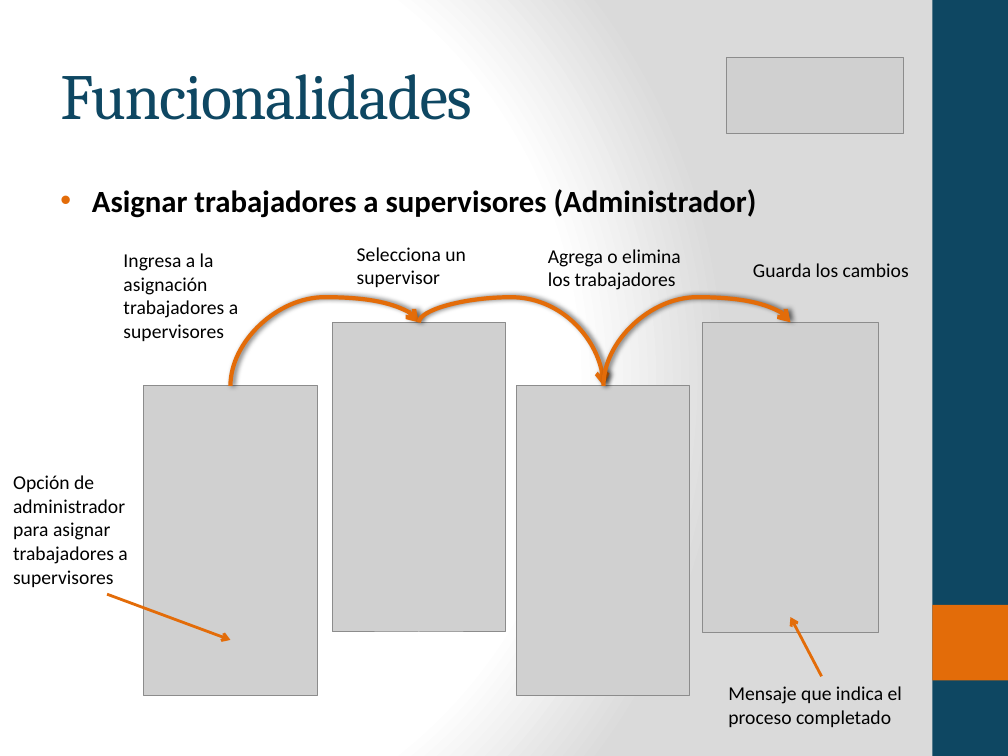
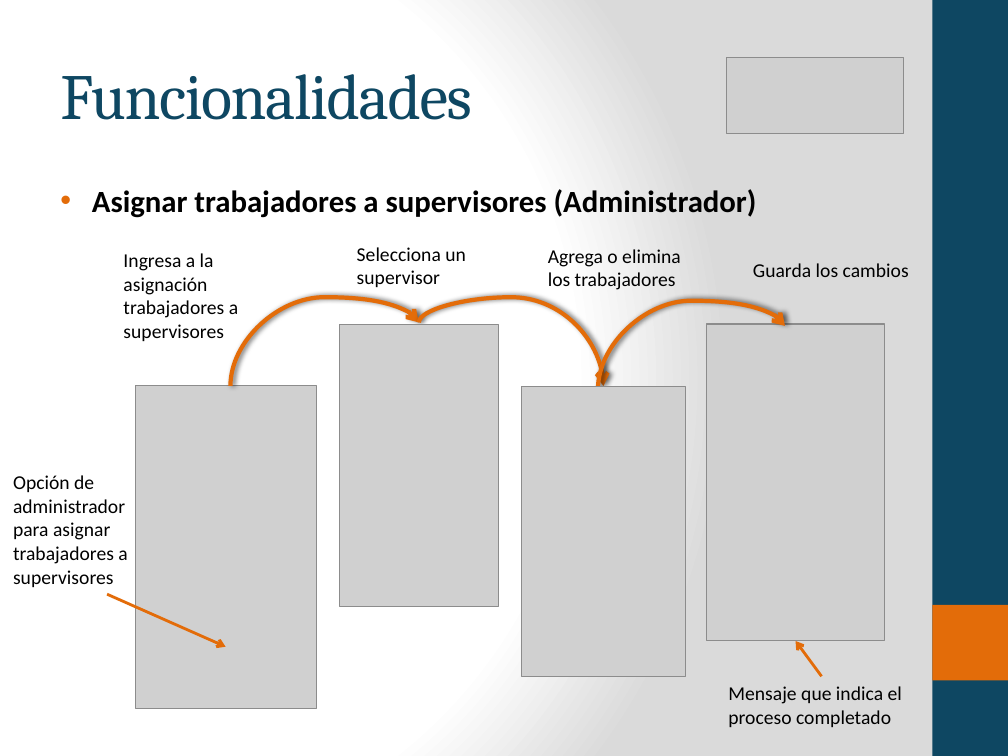
Before and after one commit to byfeedbackfan/feedbackfanApp, a slide deck: slide 18 of docs/presentacion/presentacion producto final Pasantias.pptx. Drawn at 1008x756 pixels with LibreOffice and Linux fonts; fonts in the diff are those of the drawing; grey boxes stand for pictures. Boxes give left, top, right and bottom in pixels: in the first picture for what was removed or moved away, otherwise in the second. Text is boxed around its words. In the diff, an @@ line names an element or a change of style, - is before the commit and + after.

```diff
--- a/docs/presentacion/presentacion producto final Pasantias.pptx
+++ b/docs/presentacion/presentacion producto final Pasantias.pptx
@@ picture: place and size @@
-picture at box(333, 323, 506, 632)
+picture at box(340, 325, 499, 607)
@@ curved arrow moved from (604, 386) - (790, 323) to (598, 389) - (785, 326) @@
@@ picture: place and size @@
-picture at box(703, 323, 879, 633)
+picture at box(707, 324, 885, 640)
@@ picture: place and size @@
-picture at box(143, 386, 319, 696)
+picture at box(135, 386, 317, 709)
@@ picture: place and size @@
-picture at box(517, 386, 690, 696)
+picture at box(521, 387, 685, 676)
@@ arrow moved from (107, 595) - (231, 640) to (107, 595) - (226, 647) @@
@@ arrow moved from (822, 676) - (790, 617) to (822, 676) - (795, 641) @@
```
Also in this commit, not shown: 7 other slides changed, 1 slide removed, 6 other files.
